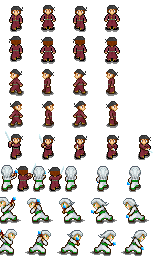
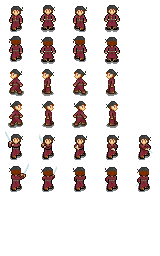
Layered file, before and after one edit (160px x 256px). Changes by layer:
hid "Farrand" over [0, 165, 149, 256]
removed layer "Layer 2" over [16, 163, 64, 192]
painted on "Jeremiiah" over [9, 163, 150, 192]
hid "Layer 1" over [0, 163, 150, 256]
